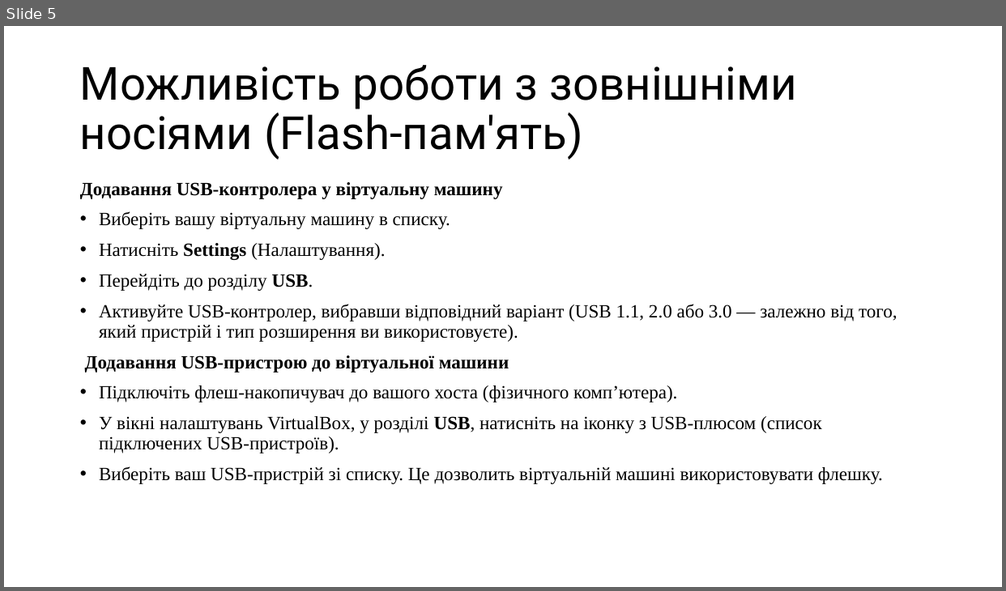
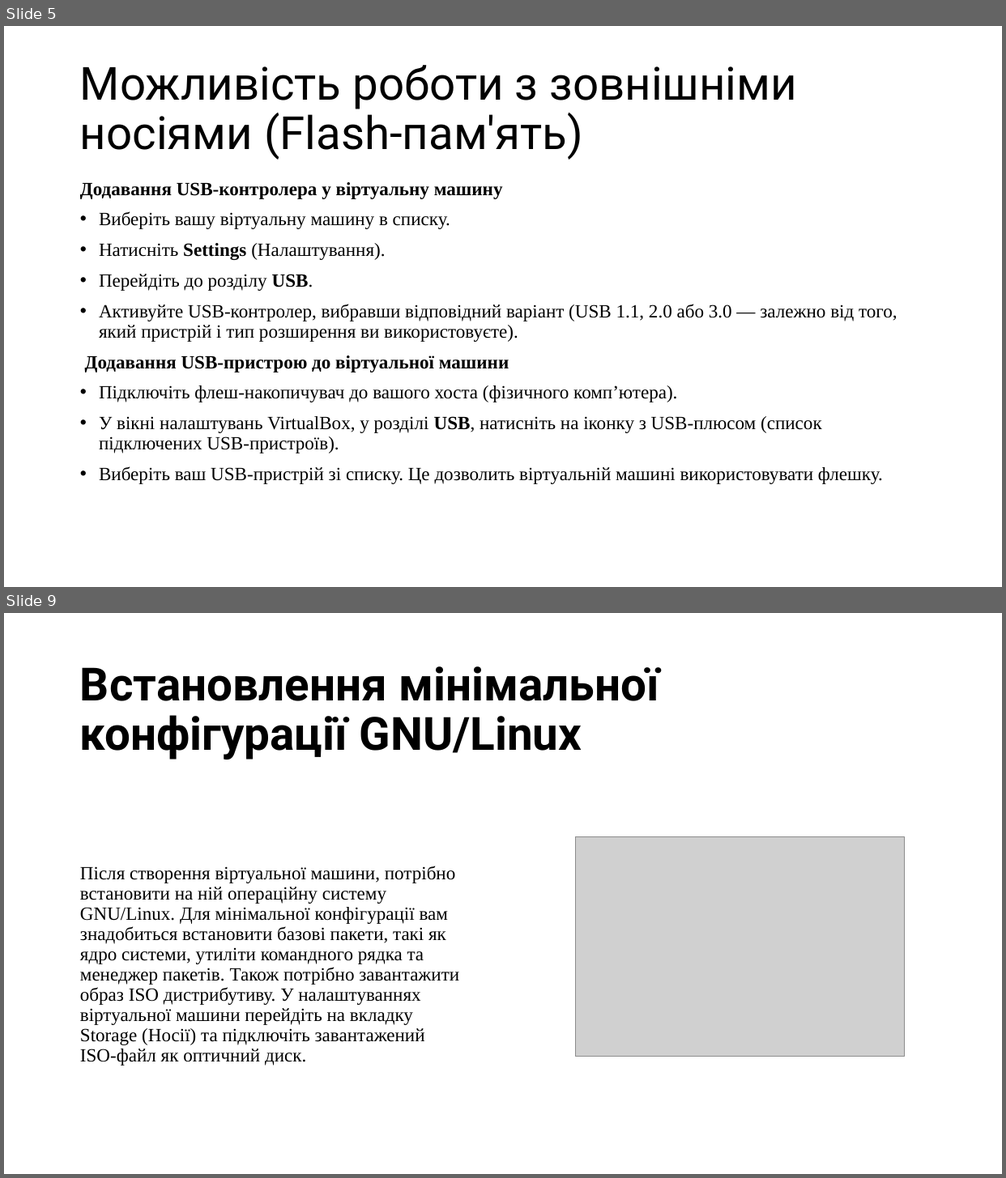
Before and after one commit to Teramar1/VelikieBomji, a slide deck: WorkCase2.pptx. Shown one above the other, each under a label of ours: slide 5 before the commit, slides 5 and 9 after it; the slides between them are not shown. The pictures are 1006x591 and 1006x1178 pixels, drawn with LibreOffice and Linux fonts; fonts in the diff are those of the drawing; grey boxes stand for pictures. Boxes give left, top, right and bottom in pixels: in the first picture for what was removed or moved away, otherwise in the second. Text is boxed around its words. In the diff, an @@ line names an element or a change of style, - is before the commit and + after.

```diff
--- a/WorkCase2.pptx
+++ b/WorkCase2.pptx
@@ slide 9 added at <box>4,613,1002,1174</box>, background #FFFFFF @@
@@ title added at <box>80,666,659,760</box>, 44.1 pt, text #000000, bold @@
+Встановлення мінімальної конфігурації GNU/Linux
@@ picture added at <box>575,837,905,1057</box> @@
@@ text added at <box>80,866,459,1066</box>, 18 pt, text #000000 @@
+Після створення віртуальної машини, потрібно встановити на ній операційну систему GNU/Linux. Для мінімальної конфігурації вам знадобиться встановити базові пакети, такі як ядро системи, утиліти командного рядка та менеджер пакетів. Також потрібно завантажити образ ISO дистрибутиву. У налаштуваннях віртуальної машини перейдіть на вкладку Storage (Носії) та підключіть завантажений ISO-файл як оптичний диск.
```
Also in this commit, not shown: 2 slides changed, 4 other slides added, 1 slide removed.
